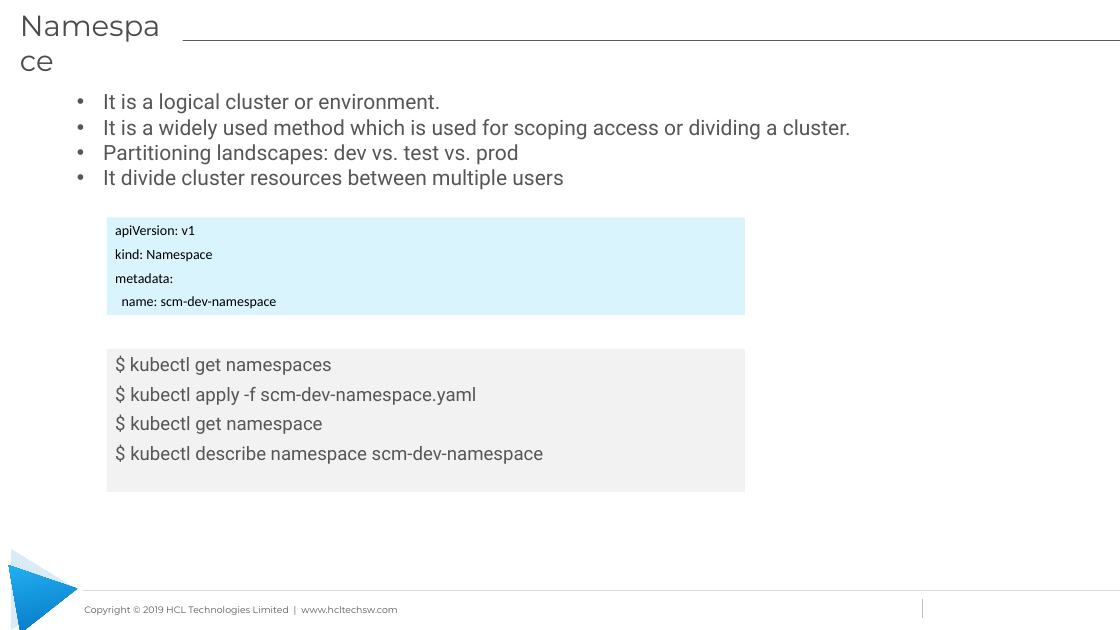
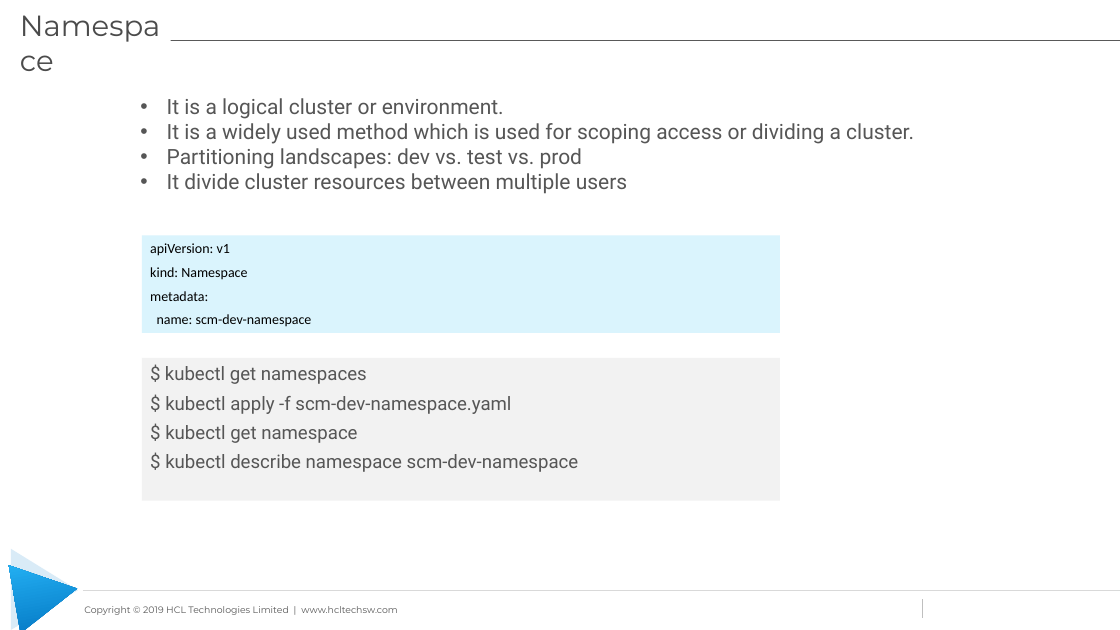
Before and after one commit to learning-zone/docker-and-kubernetes-basics, a slide deck: slide 13 of kubernetes-workshop-files/Kubernetes_Workshop.pptx. Drawn at 1120x630 pixels with LibreOffice and Linux fonts; fonts in the diff are those of the drawing; background and template pictures are left out. Boxes give left, top, right and bottom in pixels: in the first picture for what was removed or moved away, otherwise in the second. Text is boxed around its words. In the diff, an @@ line names an element or a change of style, - is before the commit and + after.

```diff
--- a/kubernetes-workshop-files/Kubernetes_Workshop.pptx
+++ b/kubernetes-workshop-files/Kubernetes_Workshop.pptx
@@ title "Namespace": place and size @@
-title "Namespace" at (146, 250, 212, 262)
+title "Namespace" at (181, 268, 247, 280)
@@ text "It is a logical cluster ...": place and size @@
-text "It is a logical cluster ..." at (103, 93, 851, 190)
+text "It is a logical cluster ..." at (167, 98, 914, 194)
@@ rectangle "apiVersion: v1": place and size @@
-rectangle "apiVersion: v1" at (107, 218, 745, 315)
+rectangle "apiVersion: v1" at (142, 235, 781, 333)
@@ rectangle "$ kubectl get namespaces": place and size @@
-rectangle "$ kubectl get namespaces" at (107, 350, 745, 492)
+rectangle "$ kubectl get namespaces" at (142, 358, 781, 501)
```
Also in this commit, not shown: 8 other slides changed, 4 slides added.
